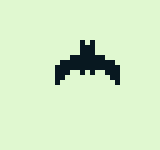
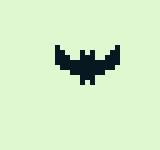
Layer changes from the first w=160, h=150 image to the second:
showed "Background copy" over [55, 40, 120, 85]
hid "Background" over [55, 40, 120, 85]
